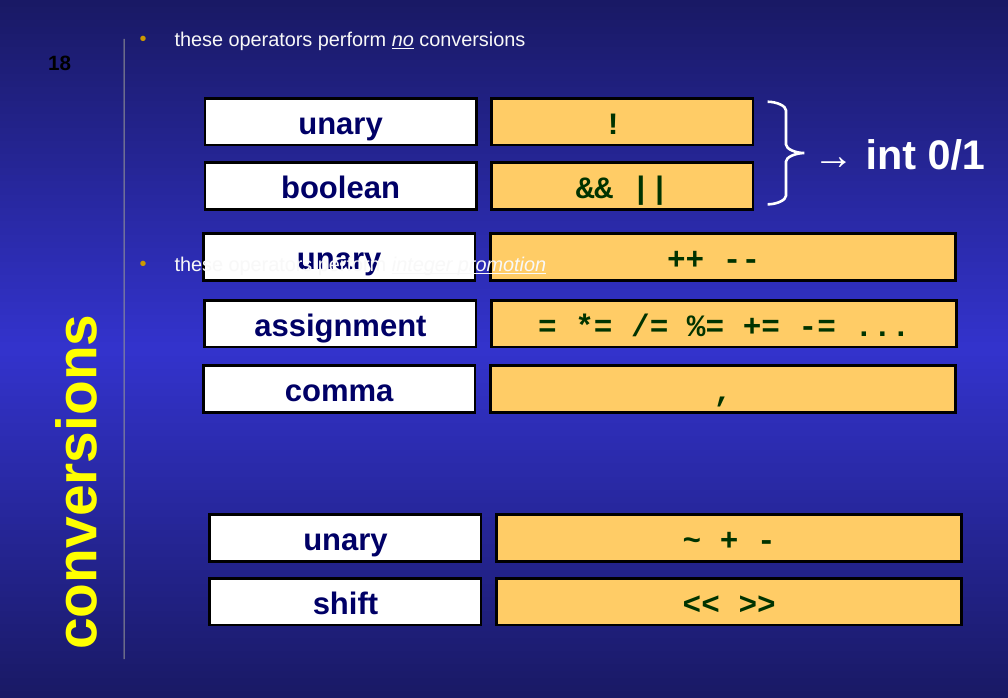
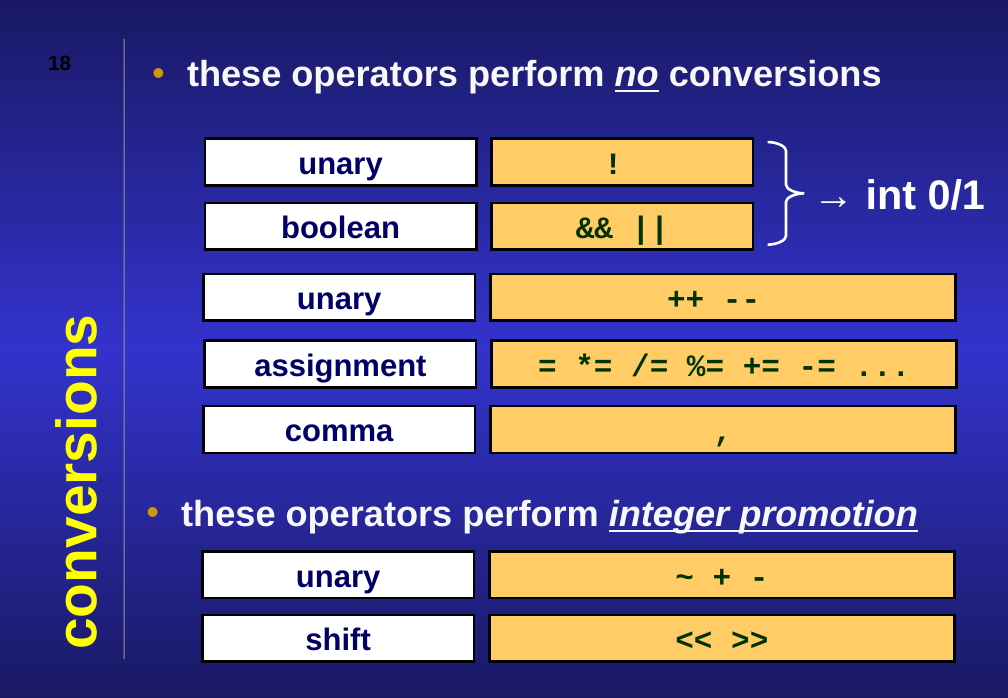
Before and after one commit to JonJagger/two-day-courses, a slide deck: slide 18 of ca/7 Conversions.odp. Drawn at 1008x698 pixels with LibreOffice and Linux fonts; fonts in the diff are those of the drawing. Boxes give left, top, right and bottom in pixels: in the first picture for what was removed or moved away, otherwise in the second. Text is boxed around its words. In the diff, an @@ line names an element or a change of style, - is before the commit and + after.

```diff
--- a/ca/7 Conversions.odp
+++ b/ca/7 Conversions.odp
@@ text "these operators perform no conversions": place and size @@
-text "these operators perform no conversions" at [175, 31, 546, 275]
+text "these operators perform no conversions" at [187, 59, 882, 93]
@@ text "these operators perform no conversions" at [187, 59, 882, 93]: size 15.4 to 28 pt, bold on; line spacing 0.8 to 1 @@
@@ text in rectangle at [492, 139, 753, 185]: text changed @@
-&& ||
+!
@@ 5 rectangles, 1 text, 1 freeform shape: place and size @@
-5 rectangles, 1 text, 1 freeform shape at [204, 99, 985, 412]
+5 rectangles, 1 text, 1 freeform shape at [204, 139, 985, 452]
@@ text in rectangle at [492, 203, 753, 249]: text changed @@
-!
+&& ||
@@ rectangle "&& ||": place and size @@
-rectangle "&& ||" at [492, 99, 753, 145]
+rectangle "&& ||" at [492, 203, 753, 249]
@@ text at [175, 255, 546, 275]: paragraph removed @@
-• these operators perform integer promotion
@@ 3 rectangles: place and size @@
-3 rectangles at [490, 163, 956, 412]
+3 rectangles at [490, 139, 956, 387]
@@ text in rectangle at [490, 274, 955, 321]: text changed @@
-= *= /= %= += -= ...
+++ --
@@ text in rectangle at [491, 340, 956, 387]: text changed @@
-,
+= *= /= %= += -= ...
@@ text in rectangle at [490, 405, 955, 452]: text changed @@
-++ --
+,
@@ rectangle ",": place and size @@
-rectangle "," at [490, 233, 955, 280]
+rectangle "," at [490, 405, 955, 452]
@@ text added at [181, 499, 918, 533], 28 pt, text #F8F8F8, bold @@
+• these operators perform integer promotion
@@ rectangle "unary": place and size @@
-rectangle "unary" at [210, 514, 482, 561]
+rectangle "unary" at [203, 550, 474, 597]
@@ text in rectangle at [489, 550, 954, 597]: text changed @@
-<< >>
+~ + -
@@ rectangle "~ + -": place and size @@
-rectangle "~ + -" at [497, 578, 962, 625]
+rectangle "~ + -" at [489, 550, 954, 597]
@@ rectangle "shift": place and size @@
-rectangle "shift" at [210, 578, 482, 625]
+rectangle "shift" at [203, 615, 474, 661]
@@ text in rectangle at [489, 615, 954, 661]: text changed @@
-~ + -
+<< >>
@@ rectangle "<< >>": place and size @@
-rectangle "<< >>" at [497, 514, 962, 561]
+rectangle "<< >>" at [489, 615, 954, 661]
```
Also in this commit, not shown: 9 other slides changed, 16 other files.
